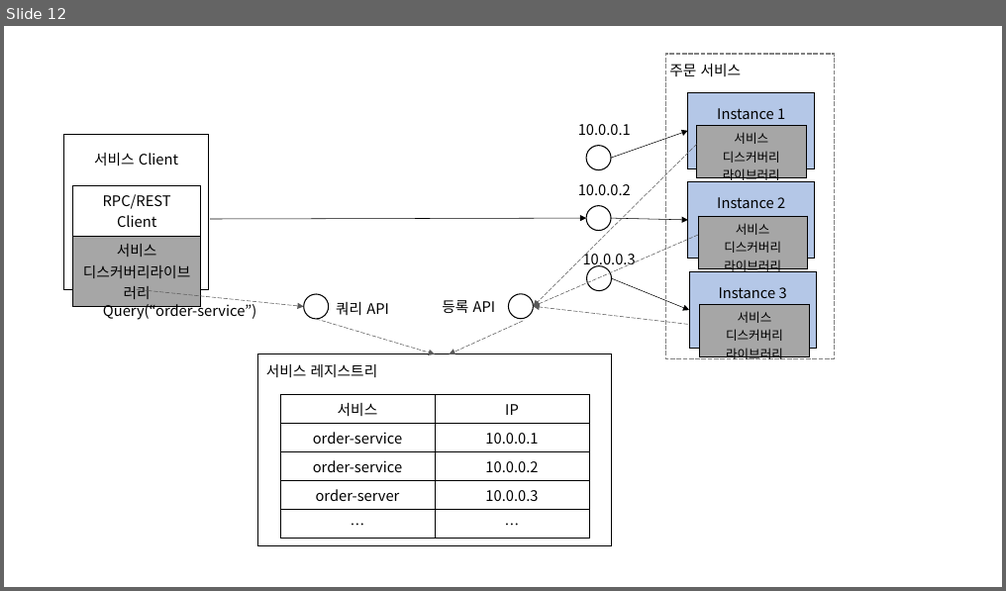
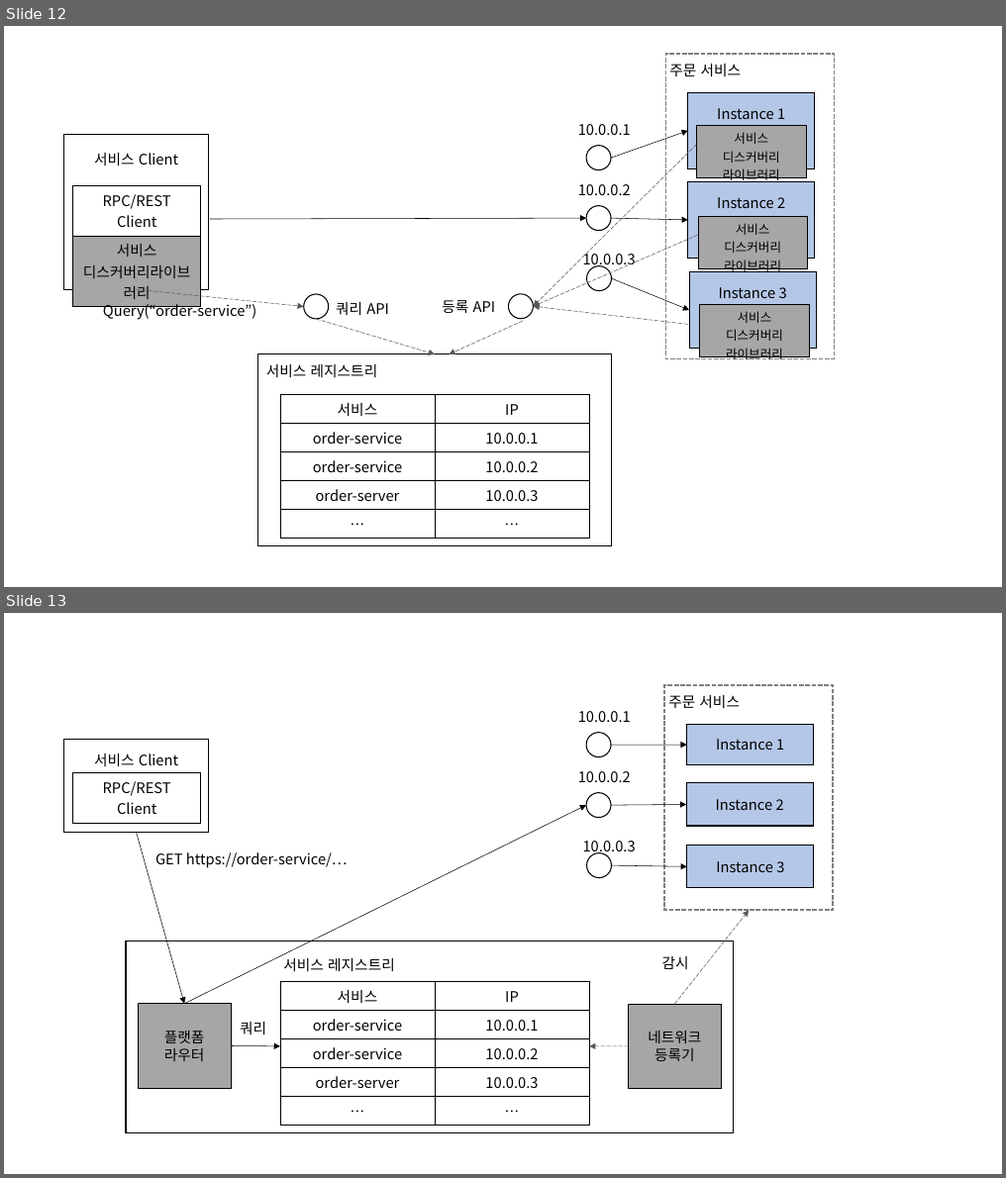
Before and after one commit to sanggi-wjg/my_study, a slide deck: MicroServiceArchitecture/data/msa_data.pptx. Shown one above the other, each under a label of ours: slide 12 before the commit, slides 12 and 13 after it. The pictures are 1006x591 and 1006x1178 pixels, drawn with LibreOffice and Linux fonts; fonts in the diff are those of the drawing. Boxes give left, top, right and bottom in pixels: in the first picture for what was removed or moved away, otherwise in the second. Text is boxed around its words. In the diff, an @@ line names an element or a change of style, - is before the commit and + after.

```diff
--- a/MicroServiceArchitecture/data/msa_data.pptx
+++ b/MicroServiceArchitecture/data/msa_data.pptx
@@ slide 13 added at [4, 613, 1002, 1174], background #FFFFFF @@
@@ rectangle added at [665, 685, 834, 911], outline #808080 1.5 pt dashed @@
@@ text added at [668, 695, 740, 708], 14 pt, text #000000 @@
+주문 서비스
@@ text added at [578, 711, 631, 722], 14 pt, text #000000 @@
+10.0.0.1
@@ rectangle added at [687, 724, 813, 765], fill #B4C7E7, outline #000000 1 pt, 14 pt, text #000000 @@
+Instance 1
@@ rectangle added at [63, 740, 208, 833], fill #FFFFFF, outline #000000 1 pt, 14 pt, text #000000 @@
+서비스 Client
@@ ellipse added at [586, 733, 611, 758], fill #FFFFFF, outline #000000 1 pt @@
@@ arrow added from (611, 745) to (687, 745), #000000 0.5 pt @@
@@ table added at [73, 773, 200, 818], 1 rows, 1 columns @@
+RPC/REST / Client
@@ text added at [578, 771, 631, 782], 14 pt, text #000000 @@
+10.0.0.2
@@ rectangle added at [687, 783, 813, 826], fill #B4C7E7, outline #000000 1 pt, 14 pt, text #000000 @@
+Instance 2
@@ arrow added from (184, 1004) to (586, 805), #000000 0.5 pt @@
@@ ellipse added at [586, 792, 611, 817], fill #FFFFFF, outline #000000 1 pt @@
@@ arrow added from (611, 805) to (687, 805), #000000 0.5 pt @@
@@ arrow added from (137, 833) to (184, 1004), #000000 0.5 pt @@
@@ text added at [583, 841, 636, 856], 14 pt, text #000000 @@
+10.0.0.3
@@ rectangle added at [687, 846, 814, 888], fill #B4C7E7, outline #000000 1 pt, 14 pt, text #000000 @@
+Instance 3
@@ text added at [155, 853, 348, 868], 14 pt, text #000000 @@
+GET https://order-service/…
@@ ellipse added at [586, 854, 611, 878], fill #FFFFFF, outline #000000 1 pt @@
@@ arrow added from (612, 865) to (687, 866), #000000 0.5 pt @@
@@ arrow added from (675, 1004) to (748, 910), #595959 0.5 pt dashed @@
@@ rectangle added at [126, 942, 734, 1134], fill #FFFFFF, outline #000000 1 pt @@
@@ text added at [283, 959, 395, 971], 14 pt, text #000000 @@
+서비스 레지스트리
@@ text added at [662, 957, 689, 969], 14 pt, text #000000 @@
+감시
@@ table added at [280, 981, 589, 1112], 5 rows, 2 columns @@
+서비스 | IP
+order-service | 10.0.0.1
+order-service | 10.0.0.2
+order-server | 10.0.0.3
+… | …
@@ rectangle added at [138, 1004, 231, 1088], fill #A6A6A6, outline #000000 1 pt, 14 pt, text #000000 @@
+플랫폼
+라우터
@@ text added at [240, 1022, 266, 1035], 14 pt, text #000000 @@
+쿼리
@@ rectangle added at [629, 1004, 721, 1089], fill #A6A6A6, outline #000000 1 pt, 14 pt, text #000000 @@
+네트워크
+등록기
@@ arrow added from (231, 1047) to (280, 1047), #000000 0.5 pt @@
@@ arrow added from (629, 1047) to (589, 1047), #595959 0.5 pt dashed @@
```
Also in this commit, not shown: 2 other files.
